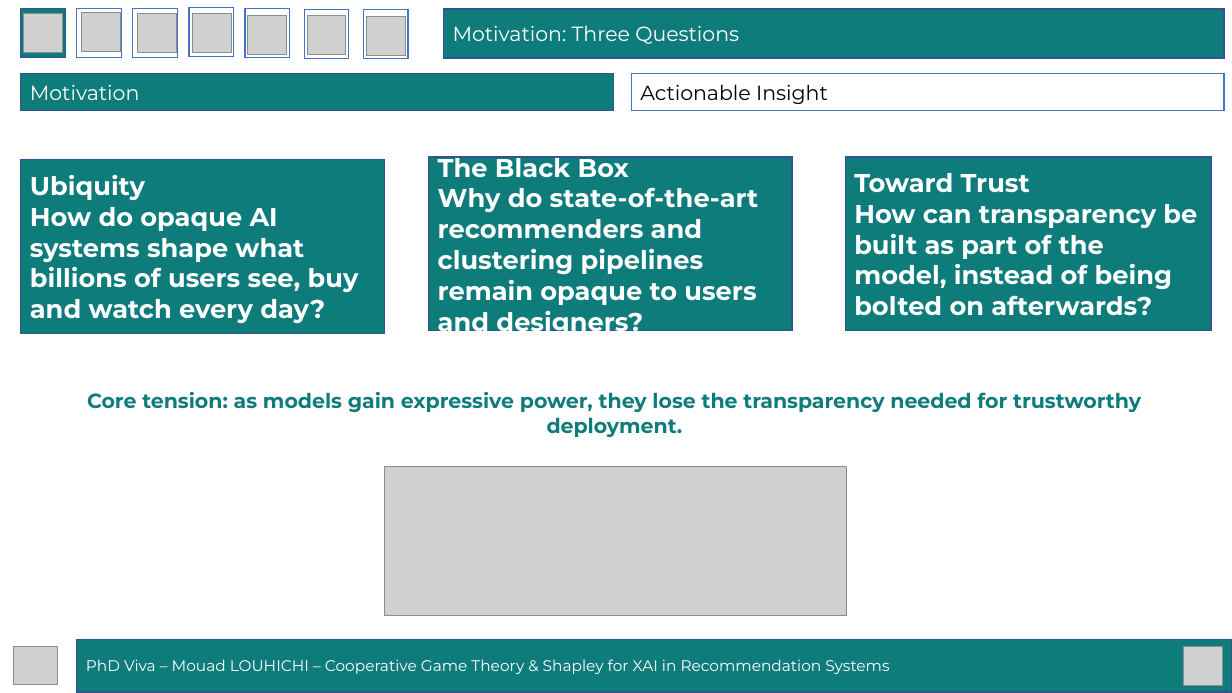
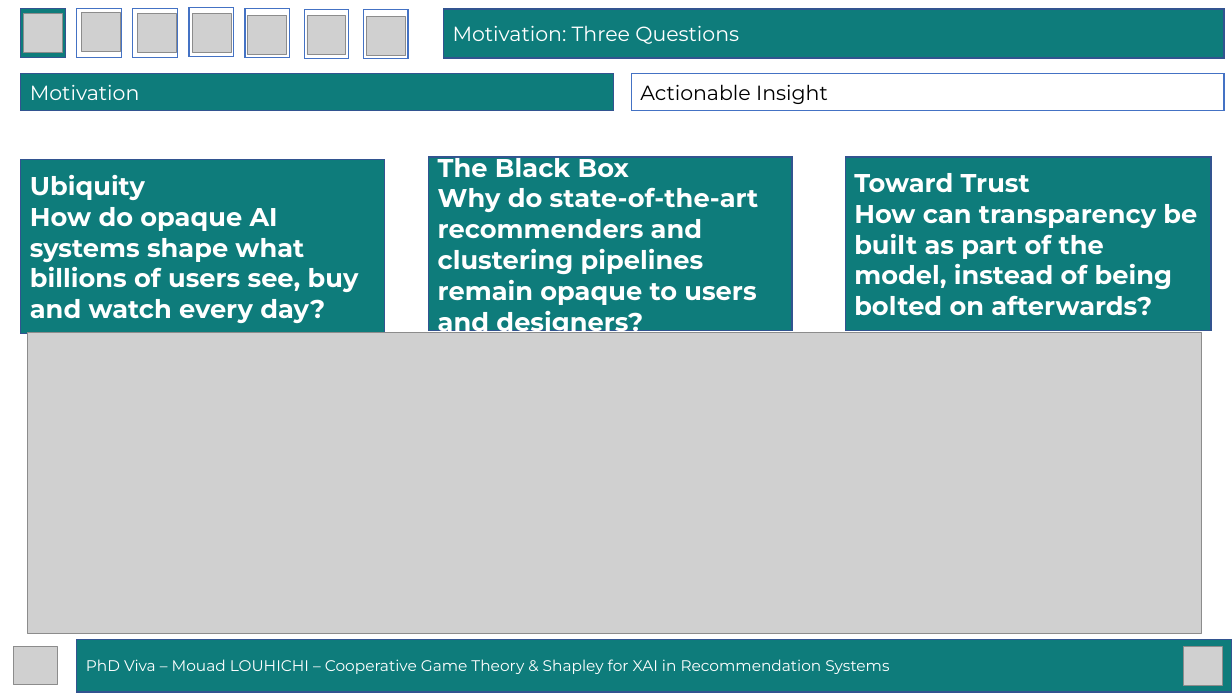
Before and after one commit to mouadlouhichi/phd-prep, a slide deck: slide 4 of viva/MOUAD_LOUHICHI_VIVA_40min.pptx. Drawn at 1232x693 pixels with LibreOffice and Linux fonts; fonts in the diff are those of the drawing; grey boxes stand for pictures. Boxes give left, top, right and bottom in pixels: in the first picture for what was removed or moved away, otherwise in the second. Text is boxed around its words. In the diff, an @@ line names an element or a change of style, - is before the commit and + after.

Commit message:
Enlarge generated/paper figures and remove white space
- Redesign intro diagrams (evolution, motivation, actionable, metrics) with
  taller canvas aspect ratios, larger fonts and minimal margins so they fill
  their slide area instead of looking small with white space.
- Motivation figure is now a full-width banner (12.7x3.25) replacing the old
  small bottom image and the separate core-tension strip.
- Two-column figures (actionable/evolution/metrics) are now 5.7x3.73, filling
  the right column.
- C2 hierarchy diagram (figures.py) de-whitespaced; C3 paper figure enlarged
  to 11.3x2.72.

```diff
--- a/viva/MOUAD_LOUHICHI_VIVA_40min.pptx
+++ b/viva/MOUAD_LOUHICHI_VIVA_40min.pptx
@@ picture added at [28,333,1202,633] @@
@@ text removed at [87,392,1141,437] @@
-Core tension: as models gain expressive power, they lose the transparency needed for trustworthy deployment.
@@ picture removed at [384,467,847,616] @@
```
Also in this commit, not shown: 5 other slides changed, 2 other files.
